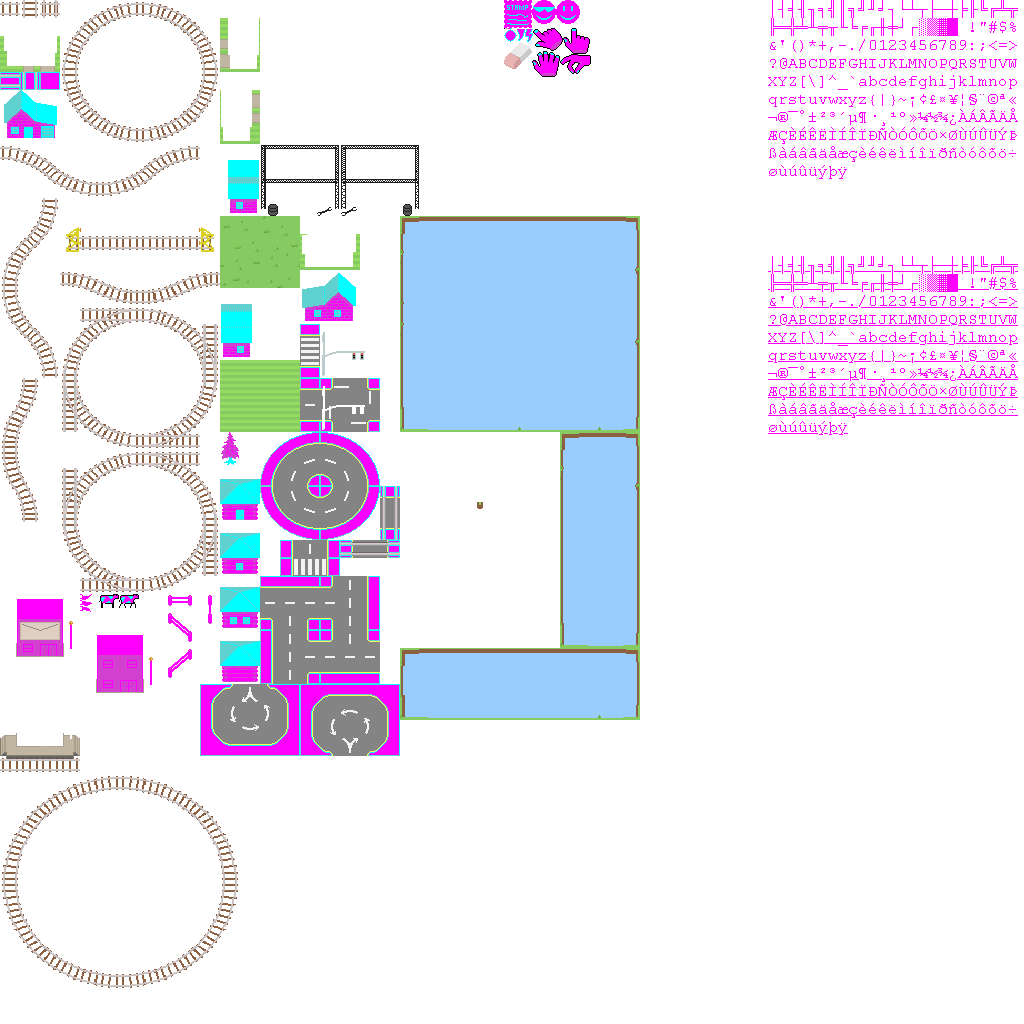
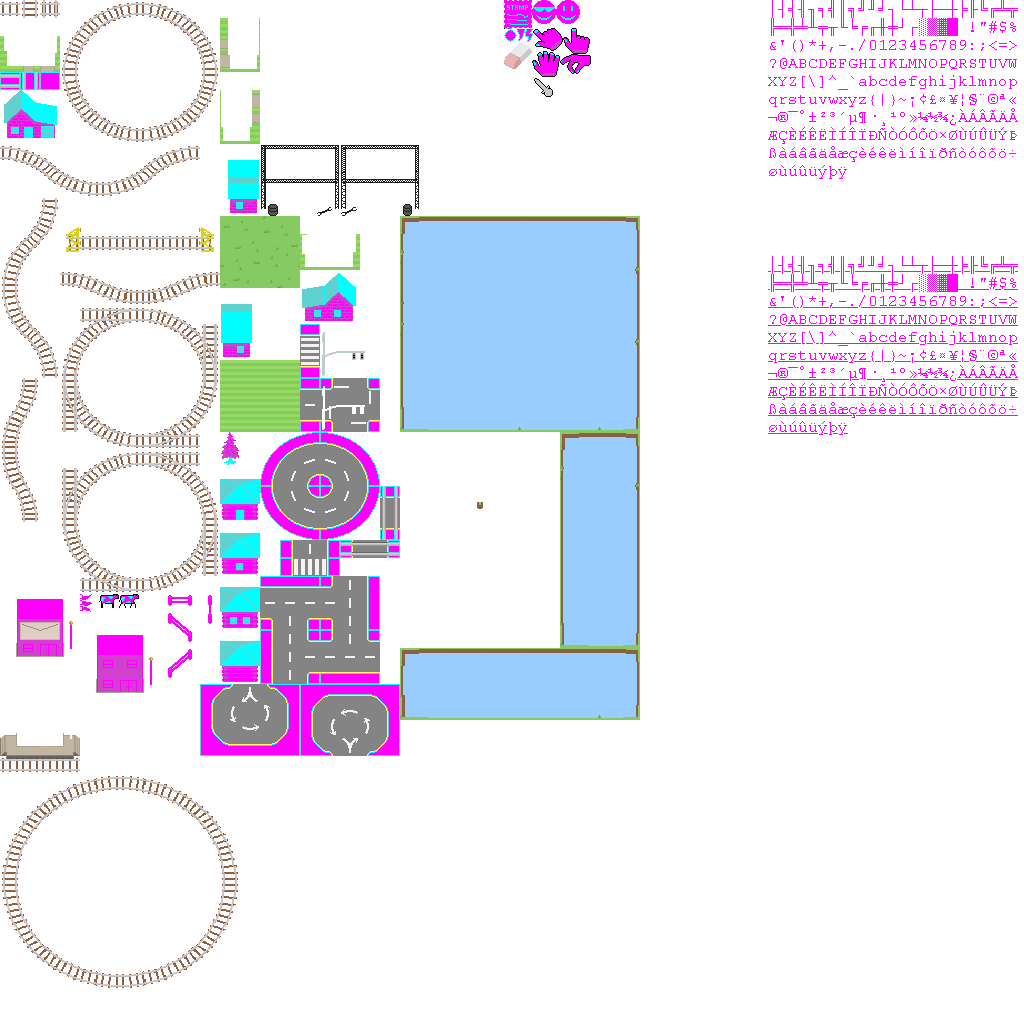
Layers edited between the first and the second 1024×1024 image:
painted on "base.png copy" over [534, 78, 553, 97]
